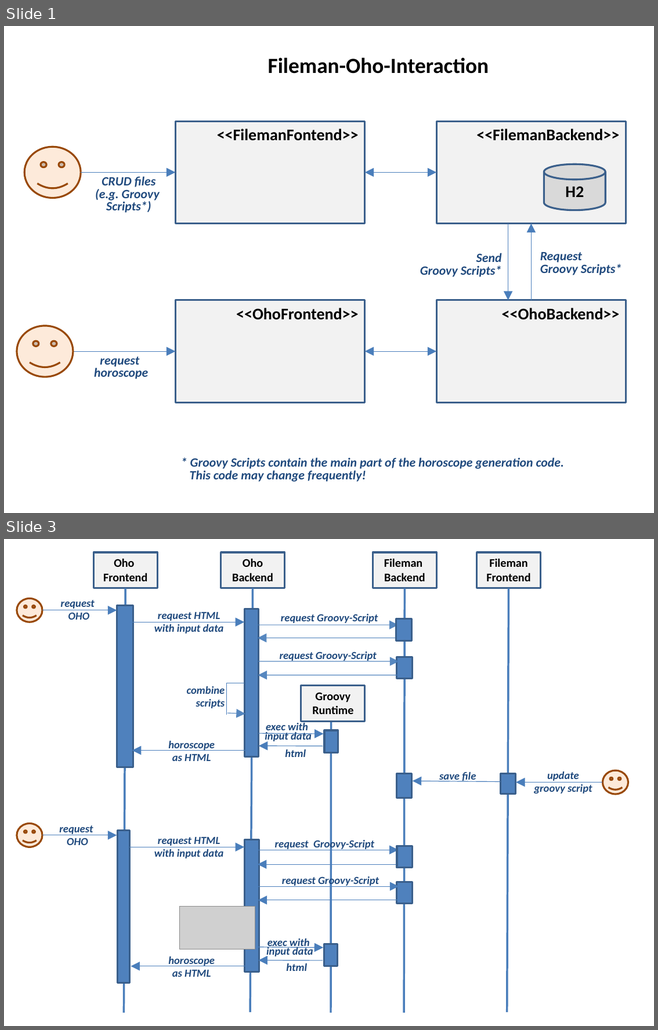
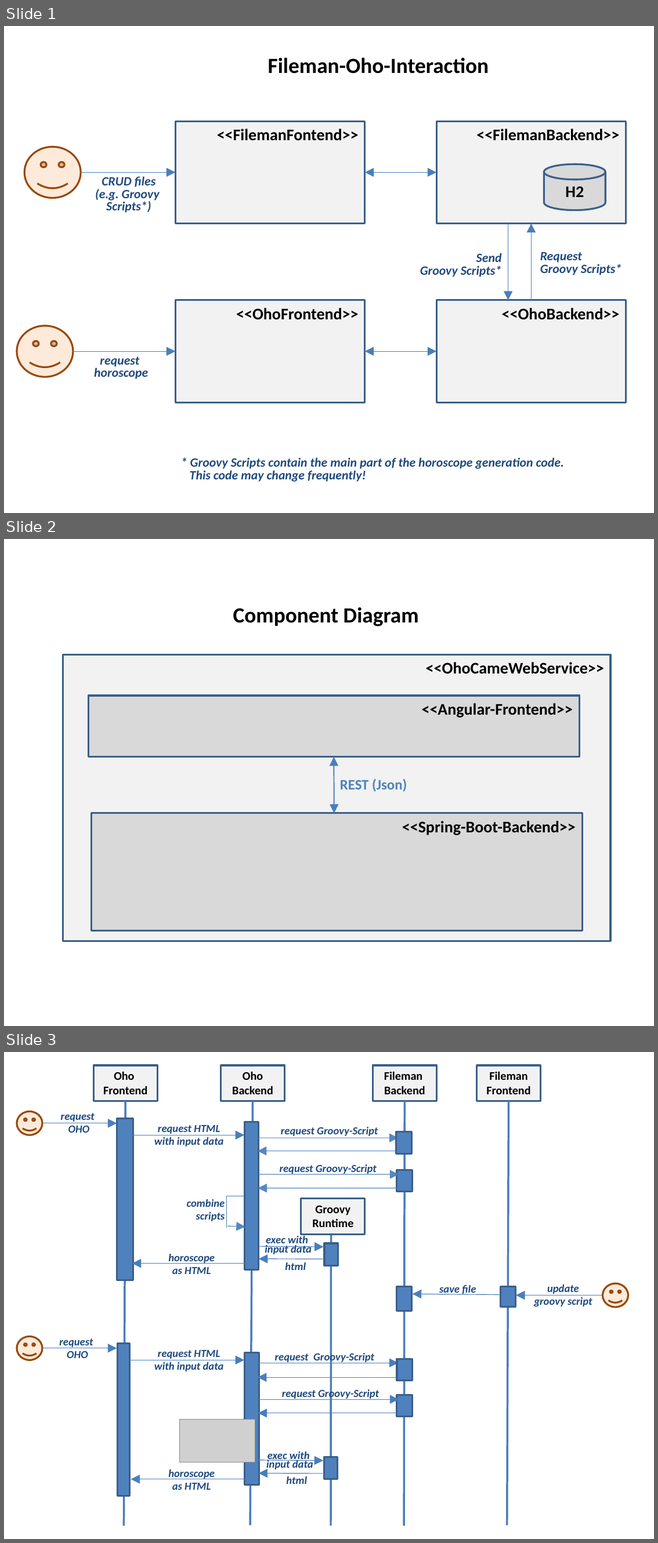
Before and after one commit to iks-gmbh-playground/DemoCode, a slide deck: OHOCamelWebService/docu/OhoCamelDocu.pptx. Shown one above the other, each under a label of ours: slides 1 and 3 before the commit, slides 1, 2 and 3 after it; the slides between them are not shown. The pictures are 658x1030 and 658x1543 pixels, drawn with LibreOffice and Linux fonts; fonts in the diff are those of the drawing; grey boxes stand for pictures. Boxes give left, top, right and bottom in pixels: in the first picture for what was removed or moved away, otherwise in the second. Text is boxed around its words. In the diff, an @@ line names an element or a change of style, - is before the commit and + after.

```diff
--- a/OHOCamelWebService/docu/OhoCamelDocu.pptx
+++ b/OHOCamelWebService/docu/OhoCamelDocu.pptx
@@ slide 2 added at <box>4,539,654,1026</box>, background #FFFFFF @@
@@ text added at <box>233,607,419,627</box>, 24 pt, text #000000, bold @@
+Component Diagram
@@ rectangle added at <box>63,654,611,941</box>, fill #F2F2F2, outline #3A5F8C 2 pt, 18 pt, text #000000, bold @@
+<<OhoCameWebService>>
@@ rectangle added at <box>89,696,579,756</box>, fill #D9D9D9, outline #3A5F8C 2 pt, 18 pt, text #000000, bold @@
+<<Angular-Frontend>>
@@ double arrow added from (333, 757) to (334, 813), #4B7EBC 1.25 pt @@
@@ text added at <box>340,779,407,792</box>, 16 pt, text #4F81BD, bold @@
+REST (Json)
@@ rectangle added at <box>91,813,582,931</box>, fill #D9D9D9, outline #3A5F8C 2 pt, 18 pt, text #000000, bold @@
+<<Spring-Boot-Backend>>
```
Also in this commit, not shown: 1 slide removed, 1 other file.
